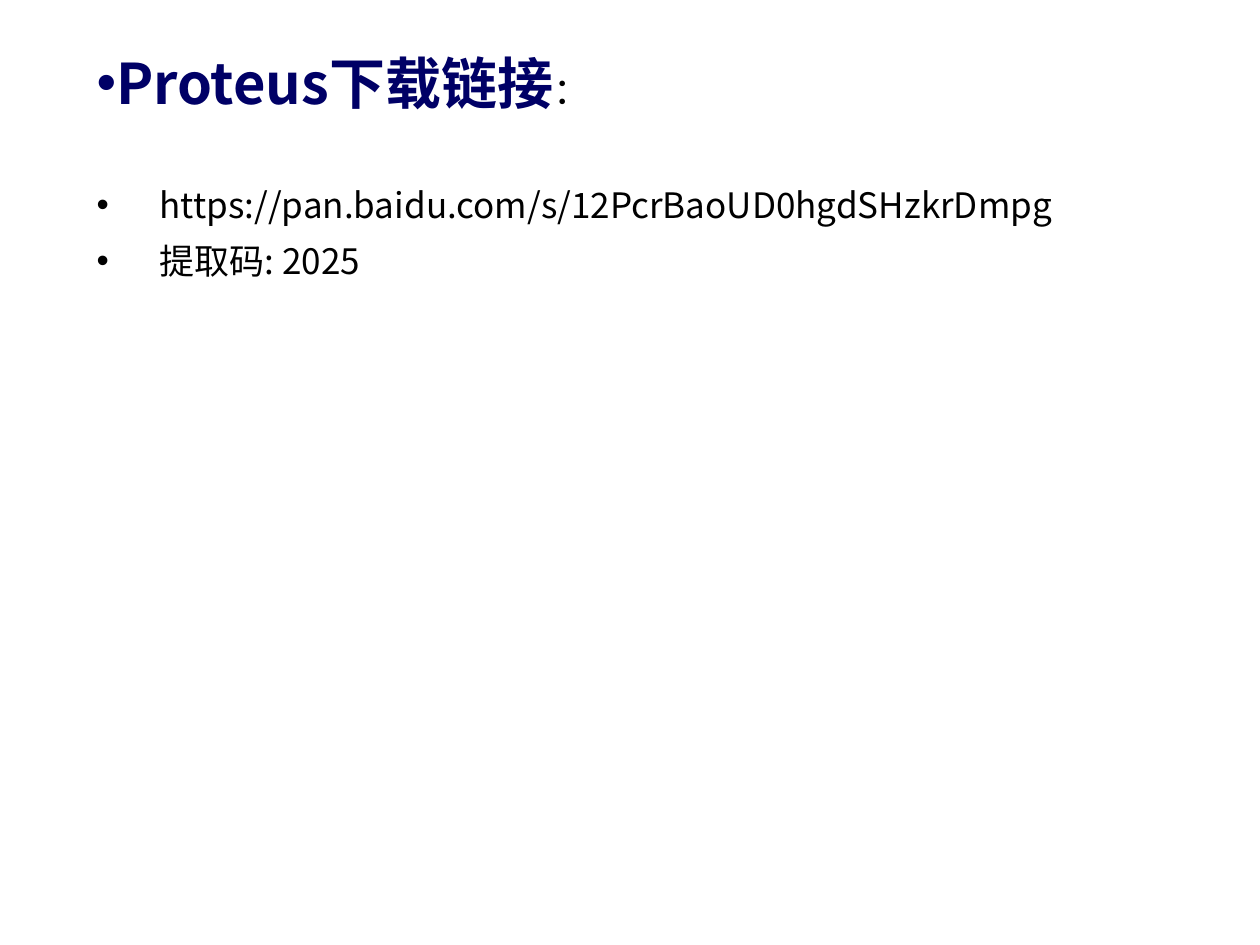
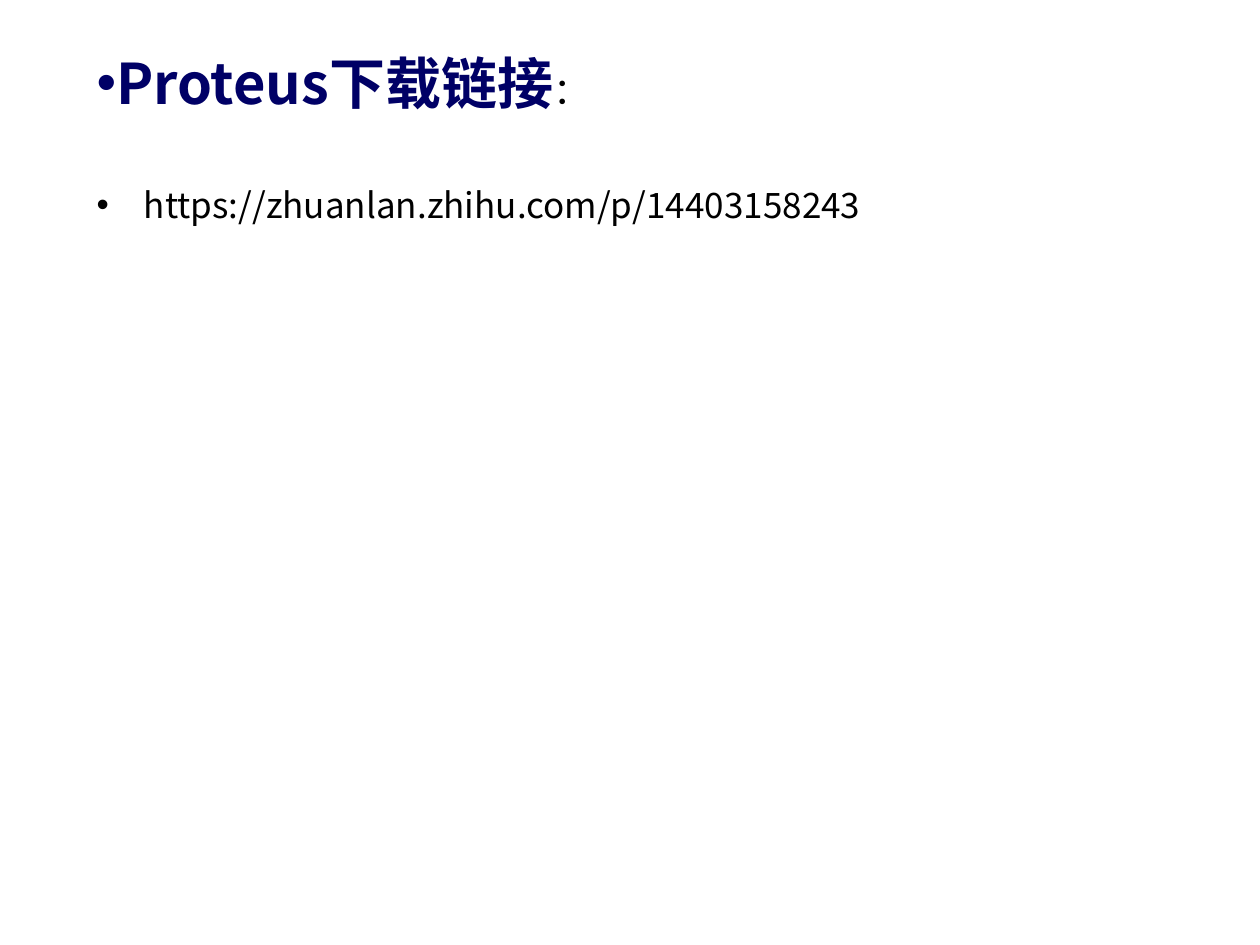
Before and after one commit to huangqy89/dc-2025, a slide deck: slide 13 of static_files/laboratory/第八周：组合逻辑电路分析与设计 (实验4）.pptx. Drawn at 1260x945 pixels with LibreOffice and Linux fonts; fonts in the diff are those of the drawing. Boxes give left, top, right and bottom in pixels: in the first picture for what was removed or moved away, otherwise in the second. Text is boxed around its words. In the diff, an @@ line names an element or a change of style, - is before the commit and + after.

```diff
--- a/static_files/laboratory/第八周：组合逻辑电路分析与设计 (实验4）.pptx
+++ b/static_files/laboratory/第八周：组合逻辑电路分析与设计 (实验4）.pptx
@@ text at (144, 190, 860, 226): text changed @@
-  • https://pan.baidu.com/s/12PcrBaoUD0hgdSHzkrDmpg
-  • 提取码: 2025
+  • https://zhuanlan.zhihu.com/p/14403158243
```
Also in this commit, not shown: 2 other files.
